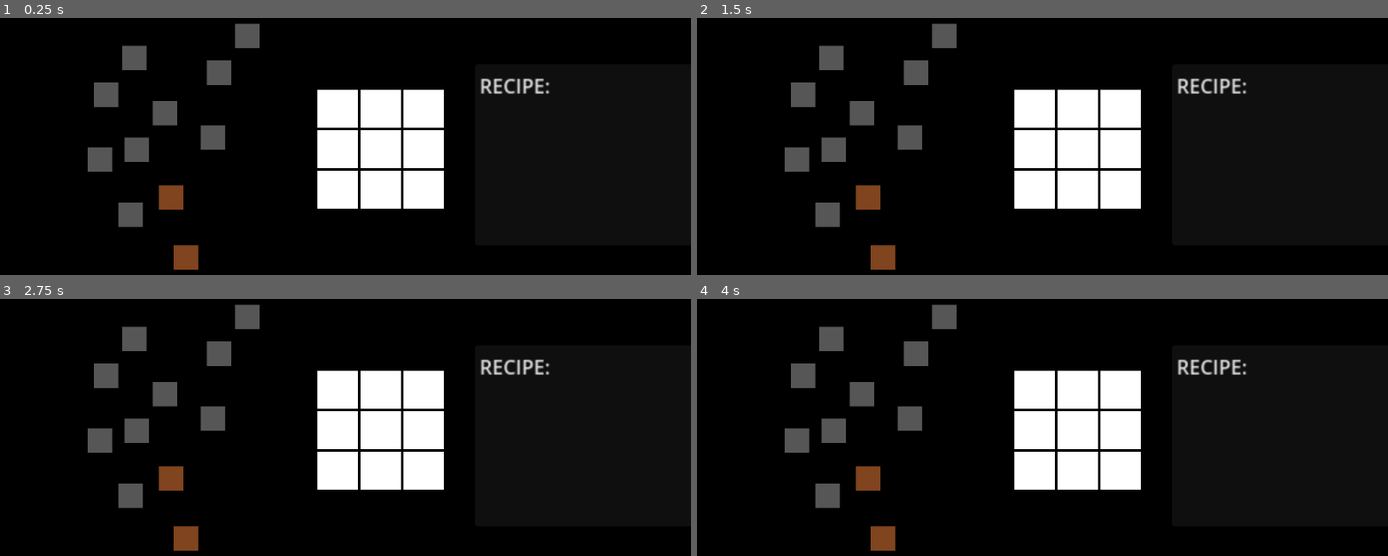
Above: before the commit, frames 1-4 (two rows, left to right).
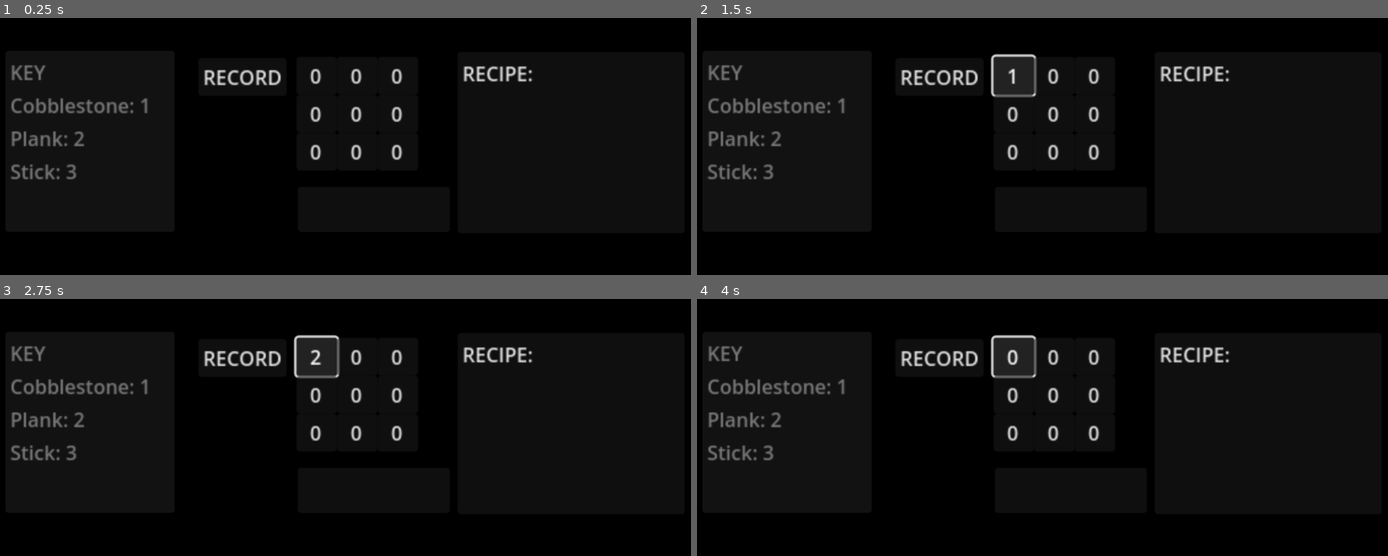
Above: after the commit, the same moments.

Repository: AdamJStankiewicz/GodotCrafting
Game: Godot game, scene res://crafting.tscn
The game is run twice, just before and just after one commit, with the same random seed, the same clock (stepped at 60 frames per second) and the same inputs.
Inputs (mouse positions are in pixels of both pictures, inside the frame that each line leads up to):
- Up to frame 1 (0.25 s): no input
- Up to frame 2 (1.5 s): click (835, 149) at 0.52 s; click (1014, 74) at 1.25 s, where only the run after the commit has a clickable "0"
- Up to frame 3 (2.75 s): click (317, 355) at 2 s, where only the run after the commit has a clickable "1"
- Up to frame 4 (4 s): click (1014, 355) at 2.75 s, where only the run after the commit has a clickable "2"; click (1014, 355) at 3.5 s, where only the run after the commit has a clickable "3"

The runs differ from the first frame. In frame 1, 15% of the frame differs, in the area x 1-80%, y 2-98%; in frame 2, 16%; in frame 3, 16%; in frame 4, 16%.

Commit message:
Final (For now)
Hope you enjoyed the tutorial!

Diff:
--- a/Button.gd
+++ b/Button.gd
@@ -1,13 +1,19 @@
 extends Button
 
-@onready var table = $"../"
+@onready var table = $".."
+@onready var crafting = $"../.."
+var maxNum
 var num = 0
 
+# Called when the node enters the scene tree for the first time.
+func _ready():
+	maxNum = crafting.items.size()
+
+
 func _on_pressed():
-	if num < 3:
+	if num < maxNum:
 		num += 1
 	else:
 		num = 0
 	text = str(num)
-
 	table.updateTable()
--- a/Slot.gd
+++ b/Slot.gd
@@ -3,12 +3,18 @@
 @onready var table = $"../"
 var num = 0
 
-func _on_body_entered(body):
-	num = body.id
-	table.updateTable()
-	body.dragging = false
-	body.position = get_child(1).global_position
+var occupied = false
 
-func _on_body_exited(body):
-	num = 0
-	table.updateTable()
+func _on_area_entered(area):
+	if !occupied:
+		num = area.id
+		print(num)
+		table.updateTable()
+		occupied = true
+
+
+func _on_area_exited(area):
+	if occupied:
+		num = 0
+		table.updateTable()
+		occupied = false
--- a/crafting.gd
+++ b/crafting.gd
@@ -1,7 +1,6 @@
 extends Node2D
 
 var recipeCount = 0
-var recipe = {}
 var recipeValues = {}
 var recipes = {}
 
@@ -46,8 +45,6 @@
 		var parse_result = json.parse(json_string)
 		var node_data = json.get_data()
 
-
 		recipes = node_data[0]
 		recipeValues = node_data[1]
-		print("DATA")
 		recipeCount = node_data[2]
--- a/crafting.tscn
+++ b/crafting.tscn
@@ -1,214 +1,20 @@
-[gd_scene load_steps=8 format=3 uid="uid://koldg7fxhd71"]
+[gd_scene load_steps=3 format=3 uid="uid://koldg7fxhd71"]
 
 [ext_resource type="Script" path="res://crafting.gd" id="1_oxdqj"]
-[ext_resource type="Script" path="res://table.gd" id="2_g6wx8"]
-[ext_resource type="Script" path="res://Button.gd" id="3_vbg7t"]
-[ext_resource type="Script" path="res://Slot.gd" id="4_fvdfc"]
-[ext_resource type="PackedScene" uid="uid://betb2oihy5uu5" path="res://items/cobblestone.tscn" id="5_dxrj4"]
-[ext_resource type="PackedScene" uid="uid://8ncsd5nlffyi" path="res://items/stick.tscn" id="6_mey3n"]
-
-[sub_resource type="RectangleShape2D" id="RectangleShape2D_bbx7g"]
-size = Vector2(33, 31)
+[ext_resource type="PackedScene" uid="uid://bf24tbgcs1gbh" path="res://table.tscn" id="5_tpjwh"]
 
 [node name="crafting" type="Node2D"]
 script = ExtResource("1_oxdqj")
 
-[node name="table" type="Node2D" parent="."]
-script = ExtResource("2_g6wx8")
-
-[node name="0" type="Button" parent="table"]
-offset_right = 33.0
-offset_bottom = 31.0
-text = "0
-"
-script = ExtResource("3_vbg7t")
-
-[node name="1" type="Button" parent="table"]
-offset_left = 33.0
-offset_right = 66.0
-offset_bottom = 31.0
-text = "0
-"
-script = ExtResource("3_vbg7t")
-
-[node name="2" type="Button" parent="table"]
-offset_left = 66.0
-offset_right = 99.0
-offset_bottom = 31.0
-text = "0
-"
-script = ExtResource("3_vbg7t")
-
-[node name="3" type="Button" parent="table"]
-offset_top = 31.0
-offset_right = 33.0
-offset_bottom = 62.0
-text = "0
-"
-script = ExtResource("3_vbg7t")
-
-[node name="4" type="Button" parent="table"]
-offset_left = 33.0
-offset_top = 31.0
-offset_right = 66.0
-offset_bottom = 62.0
-text = "0
-"
-script = ExtResource("3_vbg7t")
-
-[node name="5" type="Button" parent="table"]
-offset_left = 66.0
-offset_top = 31.0
-offset_right = 99.0
-offset_bottom = 62.0
-text = "0
-"
-script = ExtResource("3_vbg7t")
-
-[node name="6" type="Button" parent="table"]
-offset_top = 62.0
-offset_right = 33.0
-offset_bottom = 93.0
-text = "0
-"
-script = ExtResource("3_vbg7t")
-
-[node name="7" type="Button" parent="table"]
-offset_left = 33.0
-offset_top = 62.0
-offset_right = 66.0
-offset_bottom = 93.0
-text = "0
-"
-script = ExtResource("3_vbg7t")
-
-[node name="8" type="Button" parent="table"]
-offset_left = 66.0
-offset_top = 62.0
-offset_right = 99.0
-offset_bottom = 93.0
-text = "0
-"
-script = ExtResource("3_vbg7t")
-
-[node name="table2" type="Node2D" parent="."]
-position = Vector2(-49, 430)
-script = ExtResource("2_g6wx8")
-
-[node name="Slot1" type="Area2D" parent="table2"]
-position = Vector2(33, 0)
-script = ExtResource("4_fvdfc")
-
-[node name="ColorRect" type="ColorRect" parent="table2/Slot1"]
-offset_right = 33.0
-offset_bottom = 31.0
-
-[node name="CollisionShape2D" type="CollisionShape2D" parent="table2/Slot1"]
-position = Vector2(16.5, 15.5)
-shape = SubResource("RectangleShape2D_bbx7g")
-
-[node name="Slot2" type="Area2D" parent="table2"]
-position = Vector2(68, 0)
-script = ExtResource("4_fvdfc")
-
-[node name="ColorRect" type="ColorRect" parent="table2/Slot2"]
-offset_right = 33.0
-offset_bottom = 31.0
-
-[node name="CollisionShape2D" type="CollisionShape2D" parent="table2/Slot2"]
-position = Vector2(16.5, 15.5)
-shape = SubResource("RectangleShape2D_bbx7g")
-
-[node name="Slot3" type="Area2D" parent="table2"]
-position = Vector2(103, 0)
-script = ExtResource("4_fvdfc")
-
-[node name="ColorRect" type="ColorRect" parent="table2/Slot3"]
-offset_right = 33.0
-offset_bottom = 31.0
-
-[node name="CollisionShape2D" type="CollisionShape2D" parent="table2/Slot3"]
-position = Vector2(16.5, 15.5)
-shape = SubResource("RectangleShape2D_bbx7g")
-
-[node name="Slot4" type="Area2D" parent="table2"]
-position = Vector2(33, 33)
-script = ExtResource("4_fvdfc")
-
-[node name="ColorRect" type="ColorRect" parent="table2/Slot4"]
-offset_right = 33.0
-offset_bottom = 31.0
-
-[node name="CollisionShape2D" type="CollisionShape2D" parent="table2/Slot4"]
-position = Vector2(16.5, 15.5)
-shape = SubResource("RectangleShape2D_bbx7g")
-
-[node name="Slot5" type="Area2D" parent="table2"]
-position = Vector2(68, 33)
-script = ExtResource("4_fvdfc")
-
-[node name="ColorRect" type="ColorRect" parent="table2/Slot5"]
-offset_right = 33.0
-offset_bottom = 31.0
-
-[node name="CollisionShape2D" type="CollisionShape2D" parent="table2/Slot5"]
-position = Vector2(16.5, 15.5)
-shape = SubResource("RectangleShape2D_bbx7g")
-
-[node name="Slot6" type="Area2D" parent="table2"]
-position = Vector2(103, 33)
-script = ExtResource("4_fvdfc")
-
-[node name="ColorRect" type="ColorRect" parent="table2/Slot6"]
-offset_right = 33.0
-offset_bottom = 31.0
-
-[node name="CollisionShape2D" type="CollisionShape2D" parent="table2/Slot6"]
-position = Vector2(16.5, 15.5)
-shape = SubResource("RectangleShape2D_bbx7g")
-
-[node name="Slot7" type="Area2D" parent="table2"]
-position = Vector2(33, 66)
-script = ExtResource("4_fvdfc")
-
-[node name="ColorRect" type="ColorRect" parent="table2/Slot7"]
-offset_right = 33.0
-offset_bottom = 31.0
-
-[node name="CollisionShape2D" type="CollisionShape2D" parent="table2/Slot7"]
-position = Vector2(16.5, 15.5)
-shape = SubResource("RectangleShape2D_bbx7g")
-
-[node name="Slot8" type="Area2D" parent="table2"]
-position = Vector2(68, 66)
-script = ExtResource("4_fvdfc")
-
-[node name="ColorRect" type="ColorRect" parent="table2/Slot8"]
-offset_right = 33.0
-offset_bottom = 31.0
-
-[node name="CollisionShape2D" type="CollisionShape2D" parent="table2/Slot8"]
-position = Vector2(16.5, 15.5)
-shape = SubResource("RectangleShape2D_bbx7g")
-
-[node name="Slot9" type="Area2D" parent="table2"]
-position = Vector2(103, 66)
-script = ExtResource("4_fvdfc")
-
-[node name="ColorRect" type="ColorRect" parent="table2/Slot9"]
-offset_right = 33.0
-offset_bottom = 31.0
-
-[node name="CollisionShape2D" type="CollisionShape2D" parent="table2/Slot9"]
-position = Vector2(16.5, 15.5)
-shape = SubResource("RectangleShape2D_bbx7g")
+[node name="table" parent="." instance=ExtResource("5_tpjwh")]
+position = Vector2(-1, 6)
 
 [node name="Record" type="Button" parent="."]
-offset_left = -67.0
-offset_right = -34.0
-offset_bottom = 31.0
-text = "0
-"
+offset_left = -81.0
+offset_top = 7.0
+offset_right = -9.0
+offset_bottom = 38.0
+text = "RECORD"
 
 [node name="Name" type="TextEdit" parent="."]
 offset_top = 112.0
@@ -216,10 +22,10 @@
 offset_bottom = 151.0
 
 [node name="Recipe" type="TextEdit" parent="."]
-offset_left = 112.0
-offset_top = 409.0
-offset_right = 297.0
-offset_bottom = 559.0
+offset_left = 130.0
+offset_top = 2.0
+offset_right = 315.0
+offset_bottom = 152.0
 text = "RECIPE:"
 
 [node name="Items" type="TextEdit" parent="."]
@@ -235,71 +41,6 @@
 
 [node name="Camera2D" type="Camera2D" parent="."]
 position = Vector2(32, 80)
-enabled = false
 zoom = Vector2(2, 2)
 
-[node name="Main" type="Camera2D" parent="."]
-position = Vector2(0, 477)
-zoom = Vector2(2, 2)
-
-[node name="cobblestone" parent="." instance=ExtResource("5_dxrj4")]
-position = Vector2(-163, 479)
-
-[node name="cobblestone2" parent="." instance=ExtResource("5_dxrj4")]
-position = Vector2(-168, 532)
-
-[node name="cobblestone3" parent="." instance=ExtResource("5_dxrj4")]
-position = Vector2(-140, 449)
-
-[node name="cobblestone4" parent="." instance=ExtResource("5_dxrj4")]
-position = Vector2(-188, 434)
-
-[node name="cobblestone5" parent="." instance=ExtResource("5_dxrj4")]
-position = Vector2(-193, 487)
-
-[node name="cobblestone6" parent="." instance=ExtResource("5_dxrj4")]
-position = Vector2(-165, 404)
-
-[node name="cobblestone7" parent="." instance=ExtResource("5_dxrj4")]
-position = Vector2(-96, 416)
-
-[node name="cobblestone8" parent="." instance=ExtResource("5_dxrj4")]
-position = Vector2(-101, 469)
-
-[node name="cobblestone9" parent="." instance=ExtResource("5_dxrj4")]
-position = Vector2(-73, 386)
-
-[node name="stick" parent="." instance=ExtResource("6_mey3n")]
-position = Vector2(-135, 518)
-
-[node name="stick2" parent="." instance=ExtResource("6_mey3n")]
-position = Vector2(-123, 567)
-
-[connection signal="pressed" from="table/0" to="table/0" method="_on_pressed"]
-[connection signal="pressed" from="table/1" to="table/1" method="_on_pressed"]
-[connection signal="pressed" from="table/2" to="table/2" method="_on_pressed"]
-[connection signal="pressed" from="table/3" to="table/3" method="_on_pressed"]
-[connection signal="pressed" from="table/4" to="table/4" method="_on_pressed"]
-[connection signal="pressed" from="table/5" to="table/5" method="_on_pressed"]
-[connection signal="pressed" from="table/6" to="table/6" method="_on_pressed"]
-[connection signal="pressed" from="table/7" to="table/7" method="_on_pressed"]
-[connection signal="pressed" from="table/8" to="table/8" method="_on_pressed"]
-[connection signal="body_entered" from="table2/Slot1" to="table2/Slot1" method="_on_body_entered"]
-[connection signal="body_exited" from="table2/Slot1" to="table2/Slot1" method="_on_body_exited"]
-[connection signal="body_entered" from="table2/Slot2" to="table2/Slot2" method="_on_body_entered"]
-[connection signal="body_exited" from="table2/Slot2" to="table2/Slot2" method="_on_body_exited"]
-[connection signal="body_entered" from="table2/Slot3" to="table2/Slot3" method="_on_body_entered"]
-[connection signal="body_exited" from="table2/Slot3" to="table2/Slot3" method="_on_body_exited"]
-[connection signal="body_entered" from="table2/Slot4" to="table2/Slot4" method="_on_body_entered"]
-[connection signal="body_exited" from="table2/Slot4" to="table2/Slot4" method="_on_body_exited"]
-[connection signal="body_entered" from="table2/Slot5" to="table2/Slot5" method="_on_body_entered"]
-[connection signal="body_exited" from="table2/Slot5" to="table2/Slot5" method="_on_body_exited"]
-[connection signal="body_entered" from="table2/Slot6" to="table2/Slot6" method="_on_body_entered"]
-[connection signal="body_exited" from="table2/Slot6" to="table2/Slot6" method="_on_body_exited"]
-[connection signal="body_entered" from="table2/Slot7" to="table2/Slot7" method="_on_body_entered"]
-[connection signal="body_exited" from="table2/Slot7" to="table2/Slot7" method="_on_body_exited"]
-[connection signal="body_entered" from="table2/Slot8" to="table2/Slot8" method="_on_body_entered"]
-[connection signal="body_exited" from="table2/Slot8" to="table2/Slot8" method="_on_body_exited"]
-[connection signal="body_entered" from="table2/Slot9" to="table2/Slot9" method="_on_body_entered"]
-[connection signal="body_exited" from="table2/Slot9" to="table2/Slot9" method="_on_body_exited"]
 [connection signal="pressed" from="Record" to="table" method="_on_record_pressed"]
--- a/item.gd
+++ b/item.gd
@@ -1,16 +1,21 @@
-extends Node2D
+extends Area2D
 
 @export var id = 1
 
 var dragging = false
 var of = Vector2(0,0)
 
+var inSlot = null
 
 # Called every frame. 'delta' is the elapsed time since the previous frame.
 func _process(delta):
 	if dragging:
 		var newPos = get_global_mouse_position() - of
 		position = newPos
+	else:
+		if inSlot != null:
+			position = inSlot
+			inSlot = null
 
 func _on_button_button_down():
 	dragging = true
@@ -19,3 +24,7 @@
 
 func _on_button_button_up():
 	dragging = false
+
+
+func _on_area_entered(area):
+	inSlot = area.get_child(1).global_position
--- a/items/cobblestone.tscn
+++ b/items/cobblestone.tscn
@@ -4,7 +4,7 @@
 
 [sub_resource type="RectangleShape2D" id="RectangleShape2D_mmrv6"]
 
-[node name="cobblestone" type="CharacterBody2D"]
+[node name="cobblestone" type="Area2D"]
 script = ExtResource("1_woiij")
 
 [node name="CollisionShape2D" type="CollisionShape2D" parent="."]
@@ -25,5 +25,6 @@
 offset_right = 10.0
 offset_bottom = 10.0
 
+[connection signal="area_entered" from="." to="." method="_on_area_entered"]
 [connection signal="button_down" from="Button" to="." method="_on_button_button_down"]
 [connection signal="button_up" from="Button" to="." method="_on_button_button_up"]
--- a/items/stick.tscn
+++ b/items/stick.tscn
@@ -1,10 +1,10 @@
-[gd_scene load_steps=3 format=3 uid="uid://8ncsd5nlffyi"]
+[gd_scene load_steps=3 format=3 uid="uid://376udvvmf87r"]
 
 [ext_resource type="Script" path="res://item.gd" id="1_xvfwi"]
 
 [sub_resource type="RectangleShape2D" id="RectangleShape2D_mmrv6"]
 
-[node name="stick" type="CharacterBody2D"]
+[node name="stick" type="Area2D"]
 script = ExtResource("1_xvfwi")
 id = 3
 
@@ -17,7 +17,7 @@
 offset_right = 30.0
 offset_bottom = 30.0
 scale = Vector2(0.5, 0.5)
-color = Color(0.501961, 0.266667, 0.117647, 1)
+color = Color(0.517647, 0.294118, 0.14902, 1)
 
 [node name="Button" type="Button" parent="."]
 self_modulate = Color(1, 1, 1, 0)
@@ -26,5 +26,6 @@
 offset_right = 10.0
 offset_bottom = 10.0
 
+[connection signal="area_entered" from="." to="." method="_on_area_entered"]
 [connection signal="button_down" from="Button" to="." method="_on_button_button_down"]
 [connection signal="button_up" from="Button" to="." method="_on_button_button_up"]
--- a/table.gd
+++ b/table.gd
@@ -33,7 +33,7 @@
 		recipe = {}
 		firstItem = 0
 		for n in range(get_child_count()):
-			table[n] = int(get_child(n).text)
+			table[n] = int(get_child(n).num)
 			if table[n] != 0:
 				if items == 0:
 					recipe[items] = [crafting.items[table[n]],firstItem]
@@ -46,12 +46,7 @@
 func _on_record_pressed():
 	record = !record
 
-	if record:
-		$"../Record".text = "1"
-		$"../Recipe".text = str("RECIPE: \n", "RECORDING")
-	else:
-		$"../Recipe".text = "RECIPE:"
+	if !record:
 		print(recipe)
 		print("NEW RECIPE SUBMITTED")
 		crafting.createRecipe(recipe,$"../Name".text)
-		$"../Record".text = "0"
--- /dev/null
+++ b/table.tscn
@@ -0,0 +1,93 @@
+[gd_scene load_steps=3 format=3 uid="uid://bf24tbgcs1gbh"]
+
+[ext_resource type="Script" path="res://table.gd" id="1_68rqw"]
+[ext_resource type="Script" path="res://Button.gd" id="2_btdyk"]
+
+[node name="table" type="Node2D"]
+position = Vector2(5, -197)
+script = ExtResource("1_68rqw")
+
+[node name="0" type="Button" parent="."]
+offset_right = 33.0
+offset_bottom = 31.0
+text = "0
+"
+script = ExtResource("2_btdyk")
+
+[node name="1" type="Button" parent="."]
+offset_left = 33.0
+offset_right = 66.0
+offset_bottom = 31.0
+text = "0
+"
+script = ExtResource("2_btdyk")
+
+[node name="2" type="Button" parent="."]
+offset_left = 66.0
+offset_right = 99.0
+offset_bottom = 31.0
+text = "0
+"
+script = ExtResource("2_btdyk")
+
+[node name="3" type="Button" parent="."]
+offset_top = 31.0
+offset_right = 33.0
+offset_bottom = 62.0
+text = "0
+"
+script = ExtResource("2_btdyk")
+
+[node name="4" type="Button" parent="."]
+offset_left = 33.0
+offset_top = 31.0
+offset_right = 66.0
+offset_bottom = 62.0
+text = "0
+"
+script = ExtResource("2_btdyk")
+
+[node name="5" type="Button" parent="."]
+offset_left = 66.0
+offset_top = 31.0
+offset_right = 99.0
+offset_bottom = 62.0
+text = "0
+"
+script = ExtResource("2_btdyk")
+
+[node name="6" type="Button" parent="."]
+offset_top = 62.0
+offset_right = 33.0
+offset_bottom = 93.0
+text = "0
+"
+script = ExtResource("2_btdyk")
+
+[node name="7" type="Button" parent="."]
+offset_left = 33.0
+offset_top = 62.0
+offset_right = 66.0
+offset_bottom = 93.0
+text = "0
+"
+script = ExtResource("2_btdyk")
+
+[node name="8" type="Button" parent="."]
+offset_left = 66.0
+offset_top = 62.0
+offset_right = 99.0
+offset_bottom = 93.0
+text = "0
+"
+script = ExtResource("2_btdyk")
+
+[connection signal="pressed" from="0" to="0" method="_on_pressed"]
+[connection signal="pressed" from="1" to="1" method="_on_pressed"]
+[connection signal="pressed" from="2" to="2" method="_on_pressed"]
+[connection signal="pressed" from="3" to="3" method="_on_pressed"]
+[connection signal="pressed" from="4" to="4" method="_on_pressed"]
+[connection signal="pressed" from="5" to="5" method="_on_pressed"]
+[connection signal="pressed" from="6" to="6" method="_on_pressed"]
+[connection signal="pressed" from="7" to="7" method="_on_pressed"]
+[connection signal="pressed" from="8" to="8" method="_on_pressed"]
--- /dev/null
+++ b/table_2.tscn
@@ -0,0 +1,156 @@
+[gd_scene load_steps=4 format=3 uid="uid://dg5d3msb5axp6"]
+
+[ext_resource type="Script" path="res://table.gd" id="1_ws282"]
+[ext_resource type="Script" path="res://Slot.gd" id="2_v0k0h"]
+
+[sub_resource type="RectangleShape2D" id="RectangleShape2D_bbx7g"]
+size = Vector2(33, 31)
+
+[node name="table2" type="Node2D"]
+position = Vector2(-34, -12)
+script = ExtResource("1_ws282")
+
+[node name="Slot1" type="Area2D" parent="."]
+position = Vector2(33, 0)
+script = ExtResource("2_v0k0h")
+
+[node name="ColorRect" type="ColorRect" parent="Slot1"]
+offset_right = 33.0
+offset_bottom = 31.0
+
+[node name="CollisionShape2D" type="CollisionShape2D" parent="Slot1"]
+position = Vector2(16.5, 15.5)
+shape = SubResource("RectangleShape2D_bbx7g")
+
+[node name="Slot2" type="Area2D" parent="."]
+position = Vector2(67, 0)
+script = ExtResource("2_v0k0h")
+
+[node name="ColorRect" type="ColorRect" parent="Slot2"]
+offset_right = 33.0
+offset_bottom = 31.0
+
+[node name="CollisionShape2D" type="CollisionShape2D" parent="Slot2"]
+position = Vector2(16.5, 15.5)
+shape = SubResource("RectangleShape2D_bbx7g")
+
+[node name="Slot3" type="Area2D" parent="."]
+position = Vector2(101, 0)
+script = ExtResource("2_v0k0h")
+
+[node name="ColorRect" type="ColorRect" parent="Slot3"]
+offset_right = 33.0
+offset_bottom = 31.0
+
+[node name="CollisionShape2D" type="CollisionShape2D" parent="Slot3"]
+position = Vector2(16.5, 15.5)
+shape = SubResource("RectangleShape2D_bbx7g")
+
+[node name="Slot4" type="Area2D" parent="."]
+position = Vector2(33, 32)
+script = ExtResource("2_v0k0h")
+
+[node name="ColorRect" type="ColorRect" parent="Slot4"]
+offset_right = 33.0
+offset_bottom = 31.0
+
+[node name="CollisionShape2D" type="CollisionShape2D" parent="Slot4"]
+position = Vector2(16.5, 15.5)
+shape = SubResource("RectangleShape2D_bbx7g")
+
+[node name="Slot5" type="Area2D" parent="."]
+position = Vector2(67, 32)
+script = ExtResource("2_v0k0h")
+
+[node name="ColorRect" type="ColorRect" parent="Slot5"]
+offset_right = 33.0
+offset_bottom = 31.0
+
+[node name="CollisionShape2D" type="CollisionShape2D" parent="Slot5"]
+position = Vector2(16.5, 15.5)
+shape = SubResource("RectangleShape2D_bbx7g")
+
+[node name="Slot6" type="Area2D" parent="."]
+position = Vector2(101, 32)
+script = ExtResource("2_v0k0h")
+
+[node name="ColorRect" type="ColorRect" parent="Slot6"]
+offset_right = 33.0
+offset_bottom = 31.0
+
+[node name="CollisionShape2D" type="CollisionShape2D" parent="Slot6"]
+position = Vector2(16.5, 15.5)
+shape = SubResource("RectangleShape2D_bbx7g")
+
+[node name="Slot7" type="Area2D" parent="."]
+position = Vector2(33, 64)
+script = ExtResource("2_v0k0h")
+
+[node name="ColorRect" type="ColorRect" parent="Slot7"]
+offset_right = 33.0
+offset_bottom = 31.0
+
+[node name="CollisionShape2D" type="CollisionShape2D" parent="Slot7"]
+position = Vector2(16.5, 15.5)
+shape = SubResource("RectangleShape2D_bbx7g")
+
+[node name="Slot8" type="Area2D" parent="."]
+position = Vector2(67, 64)
+script = ExtResource("2_v0k0h")
+
+[node name="ColorRect" type="ColorRect" parent="Slot8"]
+offset_right = 33.0
+offset_bottom = 31.0
+
+[node name="CollisionShape2D" type="CollisionShape2D" parent="Slot8"]
+position = Vector2(16.5, 15.5)
+shape = SubResource("RectangleShape2D_bbx7g")
+
+[node name="Slot9" type="Area2D" parent="."]
+position = Vector2(101, 64)
+script = ExtResource("2_v0k0h")
+
+[node name="ColorRect" type="ColorRect" parent="Slot9"]
+offset_right = 33.0
+offset_bottom = 31.0
+
+[node name="CollisionShape2D" type="CollisionShape2D" parent="Slot9"]
+position = Vector2(16.5, 15.5)
+shape = SubResource("RectangleShape2D_bbx7g")
+
+[connection signal="area_entered" from="Slot1" to="Slot1" method="_on_area_entered"]
+[connection signal="area_exited" from="Slot1" to="Slot1" method="_on_area_exited"]
+[connection signal="body_entered" from="Slot1" to="Slot1" method="_on_body_entered"]
+[connection signal="body_exited" from="Slot1" to="Slot1" method="_on_body_exited"]
+[connection signal="area_entered" from="Slot2" to="Slot2" method="_on_area_entered"]
+[connection signal="area_exited" from="Slot2" to="Slot2" method="_on_area_exited"]
+[connection signal="body_entered" from="Slot2" to="Slot2" method="_on_body_entered"]
+[connection signal="body_exited" from="Slot2" to="Slot2" method="_on_body_exited"]
+[connection signal="area_entered" from="Slot3" to="Slot3" method="_on_area_entered"]
+[connection signal="area_exited" from="Slot3" to="Slot3" method="_on_area_exited"]
+[connection signal="body_entered" from="Slot3" to="Slot3" method="_on_body_entered"]
+[connection signal="body_exited" from="Slot3" to="Slot3" method="_on_body_exited"]
+[connection signal="area_entered" from="Slot4" to="Slot4" method="_on_area_entered"]
+[connection signal="area_exited" from="Slot4" to="Slot4" method="_on_area_exited"]
+[connection signal="body_entered" from="Slot4" to="Slot4" method="_on_body_entered"]
+[connection signal="body_exited" from="Slot4" to="Slot4" method="_on_body_exited"]
+[connection signal="area_entered" from="Slot5" to="Slot5" method="_on_area_entered"]
+[connection signal="area_exited" from="Slot5" to="Slot5" method="_on_area_exited"]
+[connection signal="body_entered" from="Slot5" to="Slot5" method="_on_body_entered"]
+[connection signal="body_exited" from="Slot5" to="Slot5" method="_on_body_exited"]
+[connection signal="area_entered" from="Slot6" to="Slot6" method="_on_area_entered"]
+[connection signal="area_exited" from="Slot6" to="Slot6" method="_on_area_exited"]
+[connection signal="body_entered" from="Slot6" to="Slot6" method="_on_body_entered"]
+[connection signal="body_exited" from="Slot6" to="Slot6" method="_on_body_exited"]
+[connection signal="area_entered" from="Slot7" to="Slot7" method="_on_area_entered"]
+[connection signal="area_exited" from="Slot7" to="Slot7" method="_on_area_exited"]
+[connection signal="body_entered" from="Slot7" to="Slot7" method="_on_body_entered"]
+[connection signal="body_exited" from="Slot7" to="Slot7" method="_on_body_exited"]
+[connection signal="area_entered" from="Slot8" to="Slot8" method="_on_area_entered"]
+[connection signal="area_exited" from="Slot8" to="Slot8" method="_on_area_exited"]
+[connection signal="body_entered" from="Slot8" to="Slot8" method="_on_body_entered"]
+[connection signal="body_exited" from="Slot8" to="Slot8" method="_on_body_exited"]
+[connection signal="area_entered" from="Slot9" to="Slot9" method="_on_area_entered"]
+[connection signal="area_exited" from="Slot9" to="Slot9" method="_on_area_exited"]
+[connection signal="body_entered" from="Slot9" to="Slot9" method="_on_body_entered"]
+[connection signal="body_exited" from="Slot9" to="Slot9" method="_on_body_exited"]
